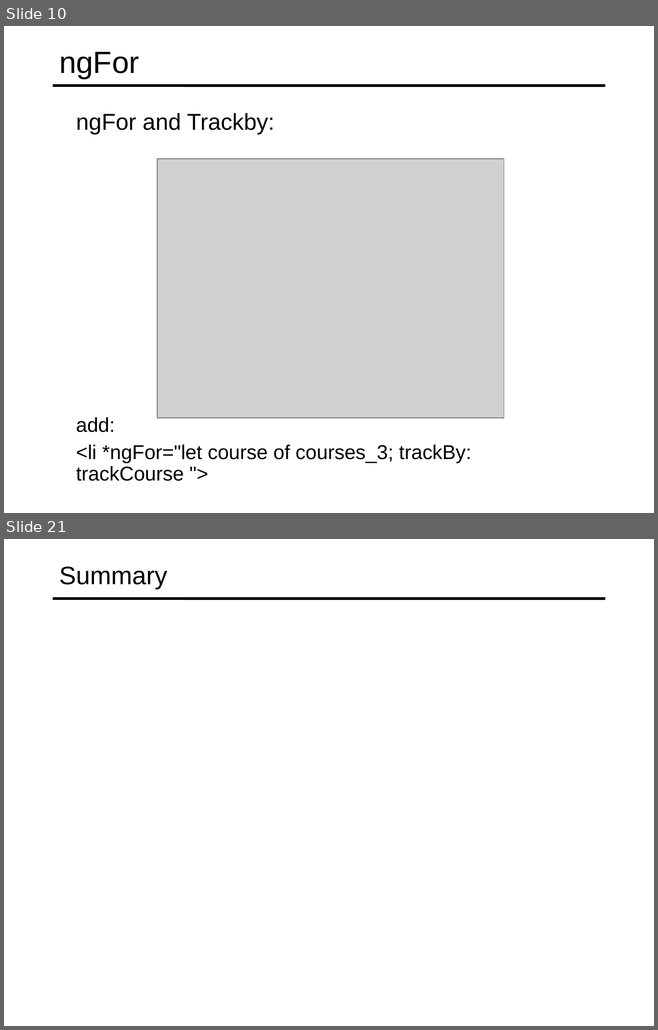
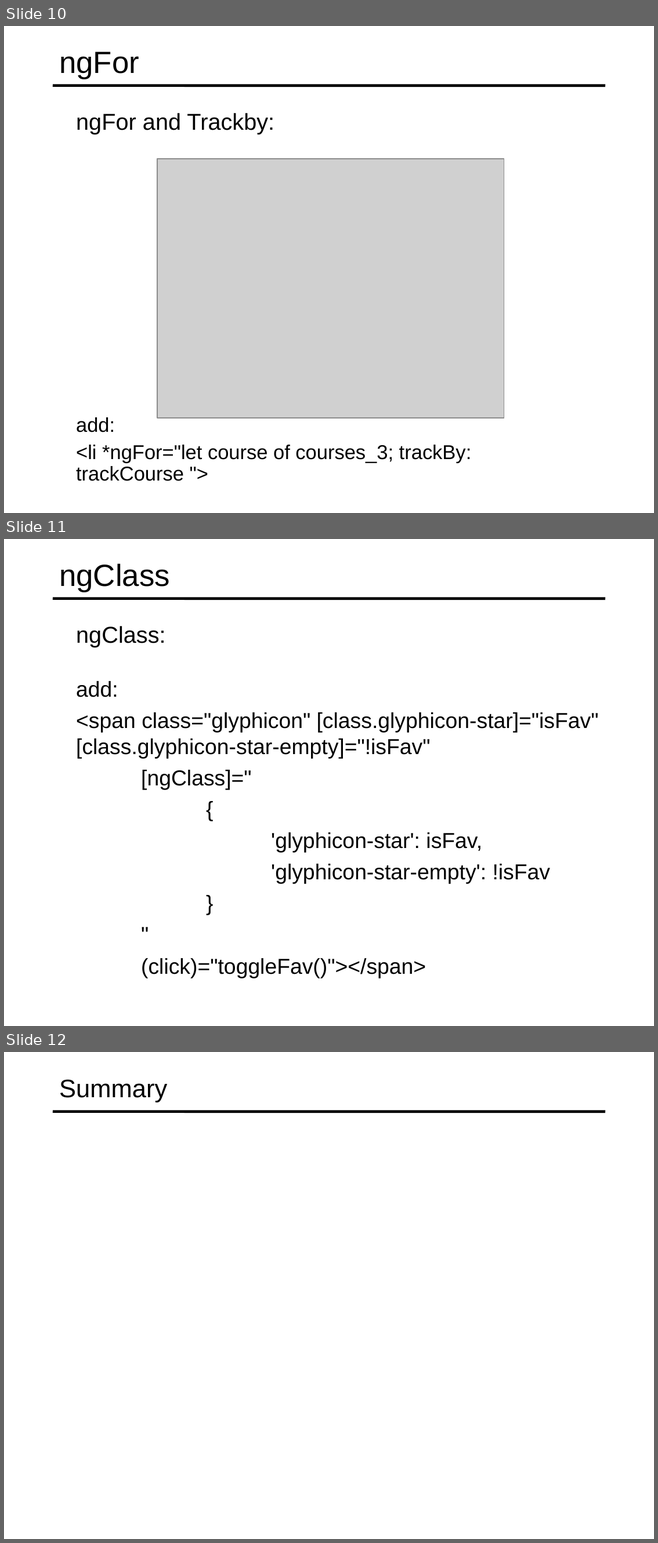
Before and after one commit to specter01wj/Jago_Link_Training, a slide deck: Angular/Angular7/Angular Advanced Course/Essentials/4.Directives/L4_Directives.ppt. Shown one above the other, each under a label of ours: slides 10 and 21 before the commit, slides 10, 11 and 12 after it; the slides between them are not shown. The pictures are 658x1030 and 658x1543 pixels, drawn with LibreOffice and Linux fonts; fonts in the diff are those of the drawing; grey boxes stand for pictures. Boxes give left, top, right and bottom in pixels: in the first picture for what was removed or moved away, otherwise in the second. Text is boxed around its words. In the diff, an @@ line names an element or a change of style, - is before the commit and + after.

```diff
--- a/Angular/Angular7/Angular Advanced Course/Essentials/4.Directives/L4_Directives.ppt
+++ b/Angular/Angular7/Angular Advanced Course/Essentials/4.Directives/L4_Directives.ppt
@@ slide 11 added at bbox=[4, 539, 654, 1026], background #FFFFFF; not listed: 1 template element that a slide beside it also shows @@
@@ title added at bbox=[59, 563, 170, 592], 34 pt, text #000000 @@
+ngClass
@@ text added at bbox=[76, 626, 165, 647], 25.5 pt, text #000000 @@
+  ngClass:
@@ text added at bbox=[76, 681, 598, 978], 24 pt, text #000000 @@
+  add:
+  <span class="glyphicon" [class.glyphicon-star]="isFav" [class.glyphicon-star-empty]="!isFav"
+  [ngClass]="
+  {
+  'glyphicon-star': isFav,
+  'glyphicon-star-empty': !isFav
+  }
+  "
+  (click)="toggleFav()"></span>
@@ what was slide 21 is now slide 12 @@
```
Also in this commit, not shown: 10 slides removed.
